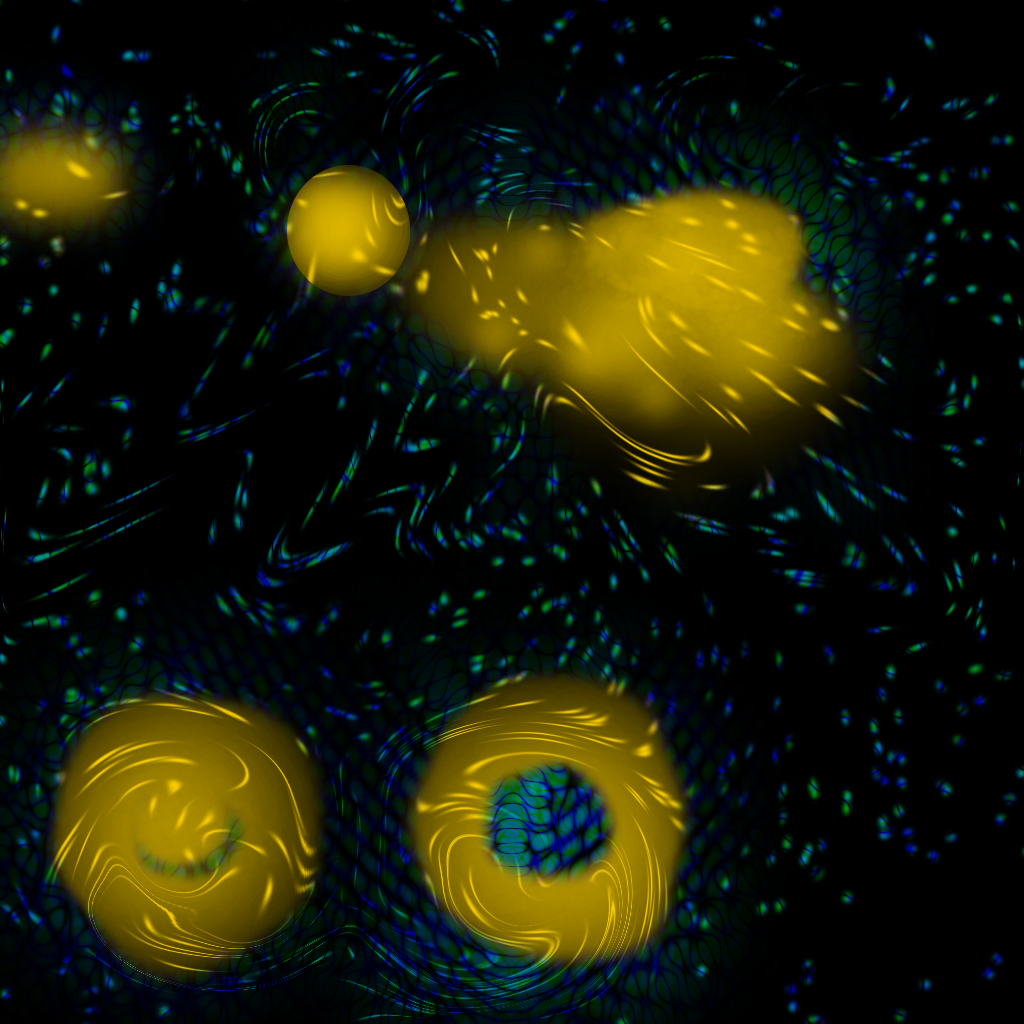
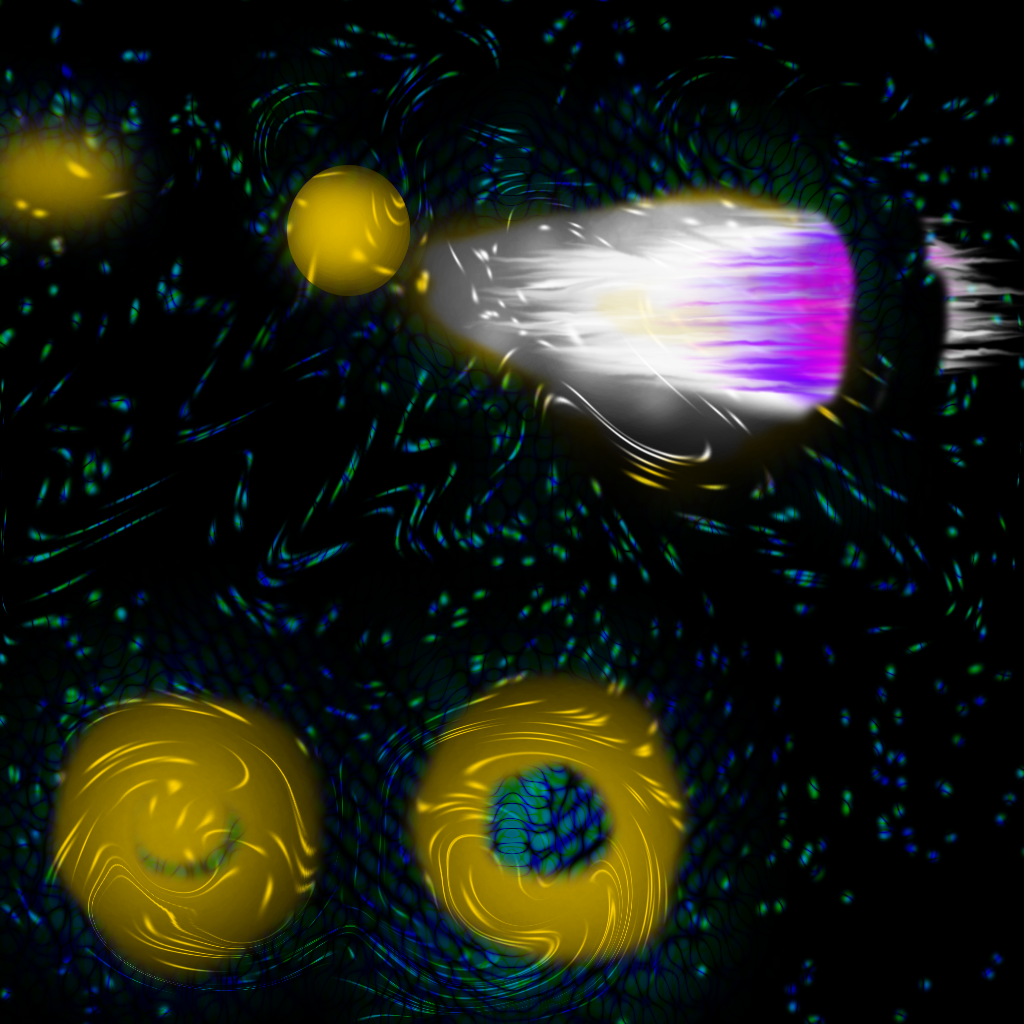
Before/after of a 1024 x 1024 layered artwork. What changed in the layer stack:
renamed "enemy_01.png" to "Layer #2", showed it, painted on it over [left=414, top=193, right=1024, bottom=473]
painted on "Layer" over [left=414, top=193, right=828, bottom=473]
